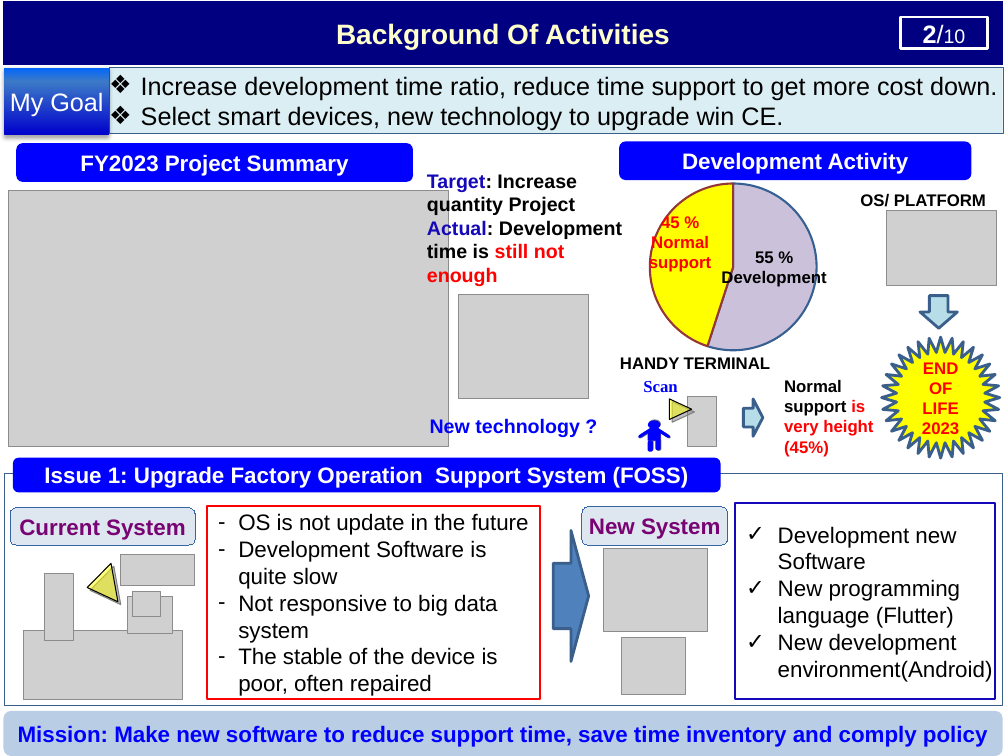
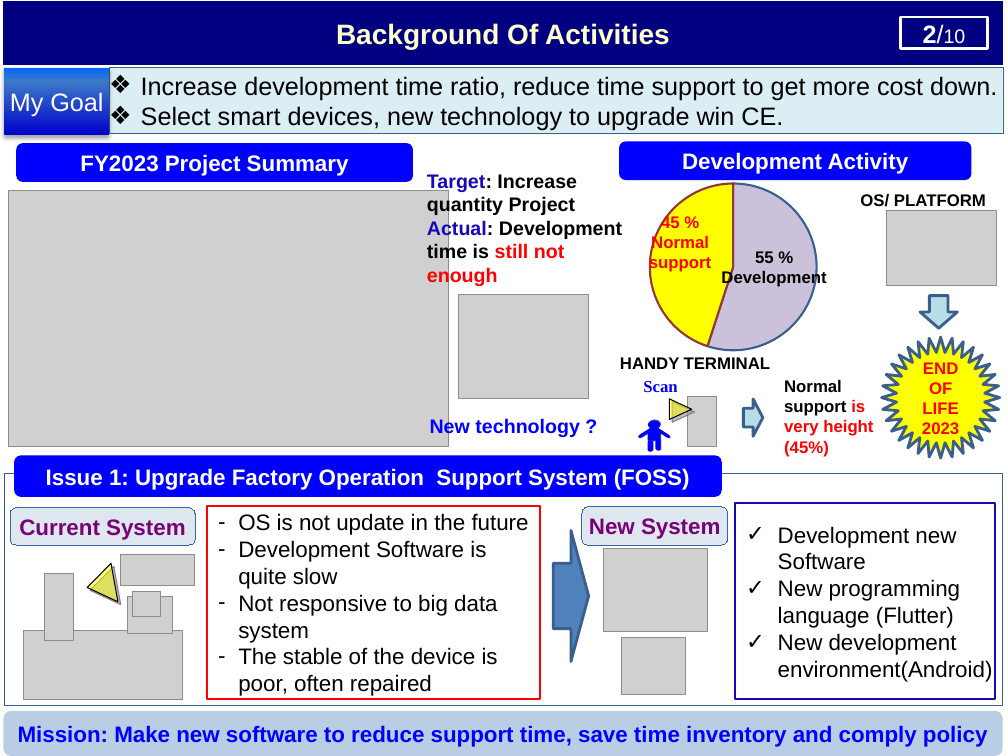
Before and after one commit to thietbicongnghevietnam/ReportPSNV, a slide deck: slide 3 of Report_test.pptx. Drawn at 1008x756 pixels with LibreOffice and Linux fonts; fonts in the diff are those of the drawing; grey boxes stand for pictures; background and template pictures are left out. Boxes give left, top, right and bottom in pixels: in the first picture for what was removed or moved away, otherwise in the second. Text is boxed around its words. In the diff, an @@ line names an element or a change of style, - is before the commit and + after.

```diff
--- a/Report_test.pptx
+++ b/Report_test.pptx
@@ rounded rectangle "Issue 1: Upgrade Factory Operation ...": place and size @@
-rounded rectangle "Issue 1: Upgrade Factory Operation ..." at [13,458,721,492]
+rounded rectangle "Issue 1: Upgrade Factory Operation ..." at [14,456,722,497]
```
Also in this commit, not shown: 7 other slides changed, 1 other file.
